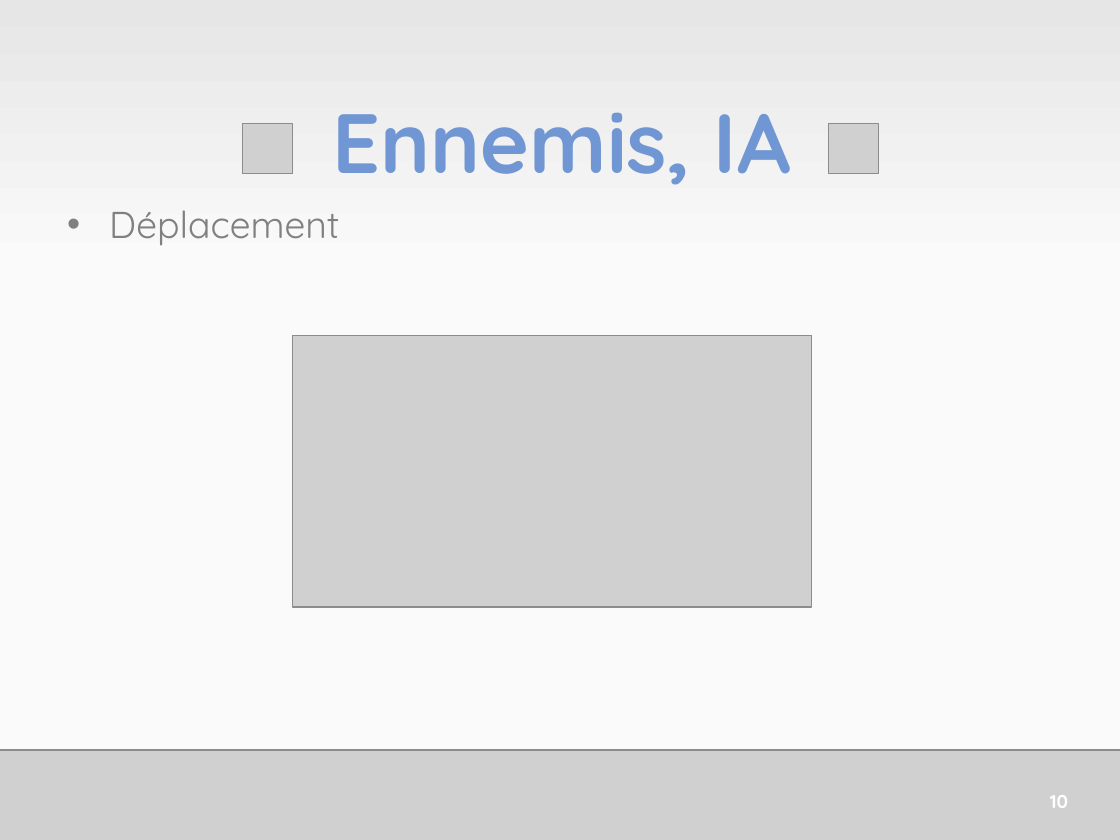
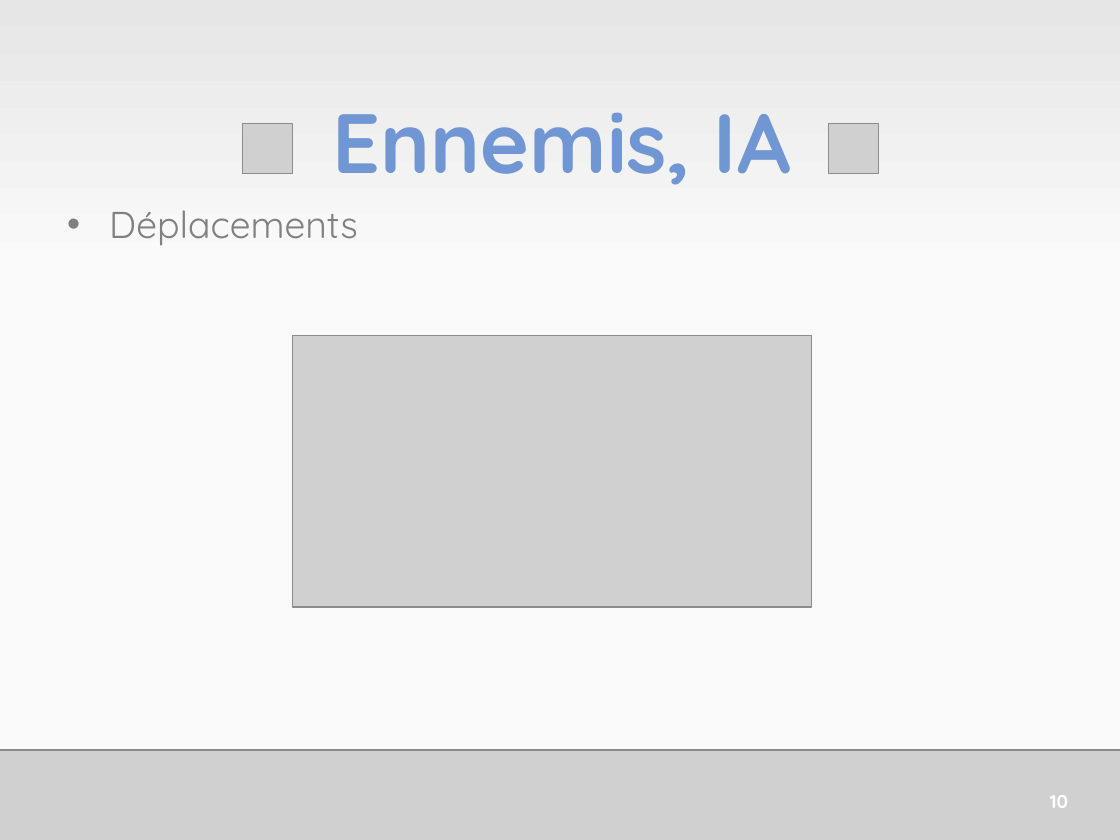
Before and after one commit to HE-ArcSurvivors/james-gouin-v1, a slide deck: slide 11 of Administration/JamesGouinSePresente.pptx. Drawn at 1120x840 pixels with LibreOffice and Linux fonts; fonts in the diff are those of the drawing; grey boxes stand for pictures. Boxes give left, top, right and bottom in pixels: in the first picture for what was removed or moved away, otherwise in the second. Text is boxed around its words. In the diff, an @@ line names an element or a change of style, - is before the commit and + after.

```diff
--- a/Administration/JamesGouinSePresente.pptx
+++ b/Administration/JamesGouinSePresente.pptx
@@ text at box(109, 210, 358, 245): text changed @@
-• Déplacement
+• Déplacements
```
Also in this commit, not shown: 9 other slides changed.
